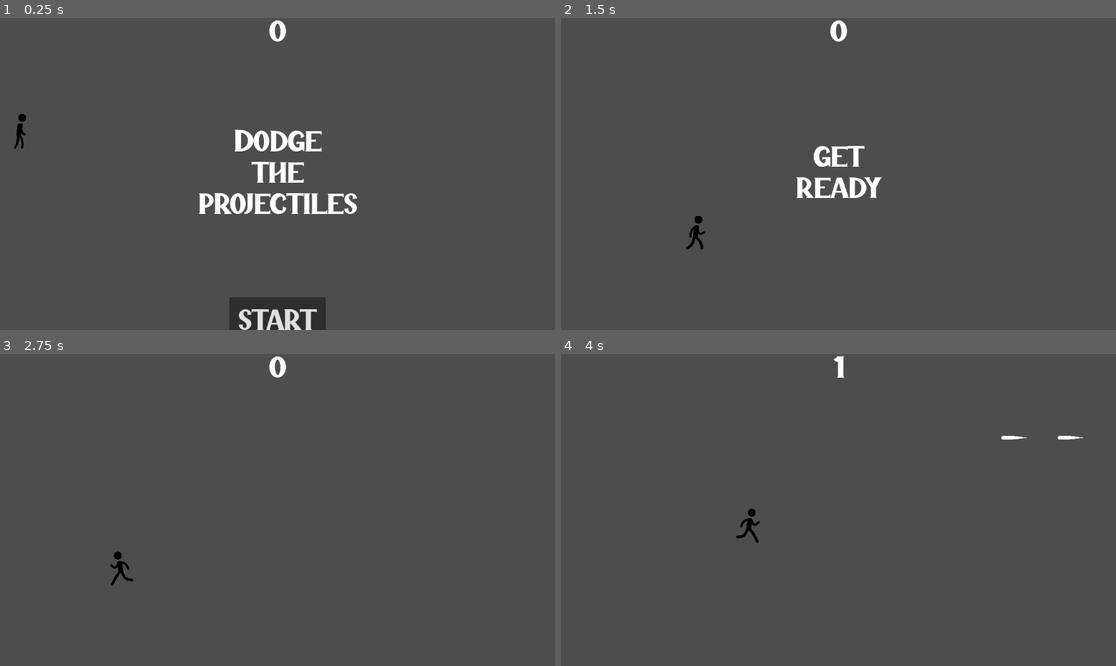
Above: before the commit, frames 1-4 (two rows, left to right).
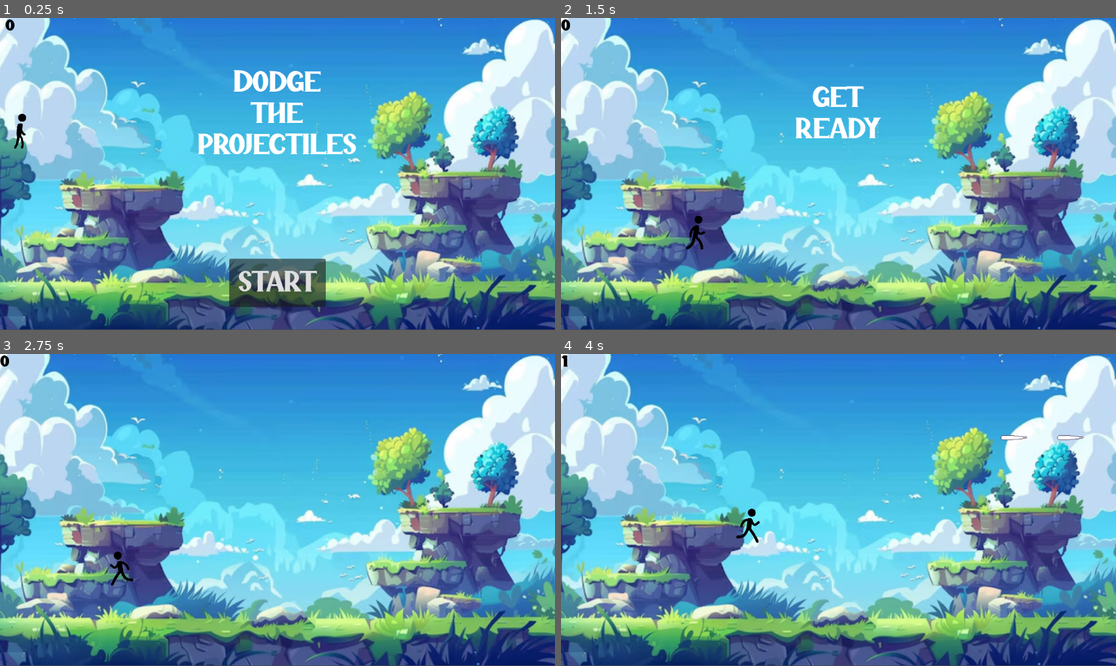
Above: after the commit, the same moments.

Repository: Maitland-101/Maitland-101.github.io
Game: Godot game, scene res://level.tscn
Two runs of this game, one before a commit and one after it. Both use one fixed random seed, a clock stepped at 60 frames per second and the inputs below.
Inputs:
- Up to frame 1 (0.25 s): no input
- Up to frame 2 (1.5 s): click "start" at 0.5 s; tap Enter at 1.25 s; hold Right (right) from 1.28 s (still down)
- Up to frame 3 (2.75 s): release Right (right) at 2.03 s; hold Left (left) from 2.03 s (still down)
- Up to frame 4 (4 s): release Left (left) at 2.78 s; hold Right (right) 2.78-3.53 s; hold Up (up) from 3.53 s (still down)

The runs differ from the first frame. In frame 1, 98% of the frame differs, in the area x 0-100%, y 0-100%; in frame 2, 100%; in frame 3, 100%; in frame 4, 99%.

Commit message:
attempted to make projectiles disappear on hit

Diff:
--- a/Stickman/Capstone Project/HUD.gd
+++ b/Stickman/Capstone Project/HUD.gd
@@ -8,7 +8,7 @@
 
 
 # Called every frame. 'delta' is the elapsed time since the previous frame.
-func _process(delta):
+func _process(_delta):
 	pass
 
 func show_message(text):
--- a/Stickman/Capstone Project/hud.tscn
+++ b/Stickman/Capstone Project/hud.tscn
@@ -7,19 +7,15 @@
 script = ExtResource("1_vijvs")
 
 [node name="ScoreLabel" type="Label" parent="."]
-anchors_preset = 5
-anchor_left = 0.5
-anchor_right = 0.5
-offset_left = -95.5
-offset_right = 95.5
+offset_right = 191.0
 offset_bottom = 62.0
-grow_horizontal = 2
 size_flags_horizontal = 4
+theme_override_colors/font_color = Color(0, 0, 0, 1)
+theme_override_colors/font_shadow_color = Color(0, 0, 0, 1)
+theme_override_colors/font_outline_color = Color(0, 0, 0, 1)
 theme_override_fonts/font = ExtResource("2_mwjo2")
-theme_override_font_sizes/font_size = 64
-text = "0"
-horizontal_alignment = 1
-vertical_alignment = 1
+theme_override_font_sizes/font_size = 32
+text = " 0"
 
 [node name="Message" type="Label" parent="."]
 anchors_preset = 8
@@ -27,10 +23,10 @@
 anchor_top = 0.5
 anchor_right = 0.5
 anchor_bottom = 0.5
-offset_left = -70.5
-offset_top = -96.0
-offset_right = 70.5
-offset_bottom = 96.0
+offset_left = -72.0
+offset_top = -220.0
+offset_right = 69.0
+offset_bottom = -28.0
 grow_horizontal = 2
 grow_vertical = 2
 theme_override_fonts/font = ExtResource("2_mwjo2")
@@ -47,9 +43,9 @@
 anchor_right = 0.5
 anchor_bottom = 1.0
 offset_left = -100.0
-offset_top = -68.0
+offset_top = -148.0
 offset_right = 100.0
-offset_bottom = 32.0
+offset_bottom = -48.0
 grow_horizontal = 2
 grow_vertical = 0
 theme_override_fonts/font = ExtResource("2_mwjo2")
--- a/Stickman/Capstone Project/level.gd
+++ b/Stickman/Capstone Project/level.gd
@@ -29,7 +29,7 @@
 	$HUD.update_score(score)
 	$HUD.show_message("get ready")
 
-	get_tree().call_group("projectiles", "quene_free")
+	get_tree().call_group("Projectiles", "quene_free")
 
 func _on_projectile_timer_timeout():
 	#creates projectiles every 0.5 seconds until player is hit
@@ -45,7 +45,6 @@
 	var velocity = Vector2(250, 0.0)
 	projectile.linear_velocity = velocity.rotated(direction)
 	#add projectile
-	projectile.add_to_group('projectiles')
 	add_child(projectile)
 
 func _on_score_timer_timeout():
--- a/Stickman/Capstone Project/level.tscn
+++ b/Stickman/Capstone Project/level.tscn
@@ -15,16 +15,6 @@
 [node name="Level" type="Node"]
 script = ExtResource("1_vnh4l")
 projectile_scene = ExtResource("2_27bm6")
-
-[node name="Background" type="Sprite2D" parent="."]
-visible = false
-position = Vector2(600, 300)
-scale = Vector2(2, 2)
-texture = ExtResource("1_eawoi")
-
-[node name="Player" parent="." instance=ExtResource("2_x5v3p")]
-position = Vector2(41, 239)
-metadata/_edit_group_ = true
 
 [node name="ProjectileTimer" type="Timer" parent="."]
 wait_time = 0.5
@@ -45,10 +35,20 @@
 position = Vector2(1152, 0)
 rotation = 1.5708
 
+[node name="Background" type="Sprite2D" parent="."]
+position = Vector2(575.5, 319.75)
+scale = Vector2(1.86741, 1.86752)
+texture = ExtResource("1_eawoi")
+
+[node name="Player" parent="." instance=ExtResource("2_x5v3p")]
+position = Vector2(41, 239)
+metadata/_edit_group_ = true
+
 [node name="HUD" parent="." instance=ExtResource("5_hdlfy")]
 
-[connection signal="hit" from="Player" to="." method="game_over"]
 [connection signal="timeout" from="ProjectileTimer" to="." method="_on_projectile_timer_timeout"]
 [connection signal="timeout" from="ScoreTimer" to="." method="_on_score_timer_timeout"]
 [connection signal="timeout" from="StartTimer" to="." method="_on_start_timer_timeout"]
+[connection signal="hit" from="Player" to="." method="game_over"]
+[connection signal="hit" from="Player" to="Player" method="_on_hit"]
 [connection signal="start_game" from="HUD" to="." method="new_game"]
--- a/Stickman/Capstone Project/player.tscn
+++ b/Stickman/Capstone Project/player.tscn
@@ -52,6 +52,7 @@
 height = 60.0162
 
 [node name="Player" type="Area2D"]
+gravity_space_override = 1
 script = ExtResource("1_rbx84")
 
 [node name="PlayerSprite" type="AnimatedSprite2D" parent="."]
--- a/Stickman/Capstone Project/projectile.tscn
+++ b/Stickman/Capstone Project/projectile.tscn
@@ -22,7 +22,6 @@
 collision_mask = 0
 gravity_scale = 0.0
 script = ExtResource("1_00mlj")
-metadata/_edit_group_ = true
 
 [node name="ProjectileSprite2D" type="AnimatedSprite2D" parent="."]
 rotation = 3.14159
